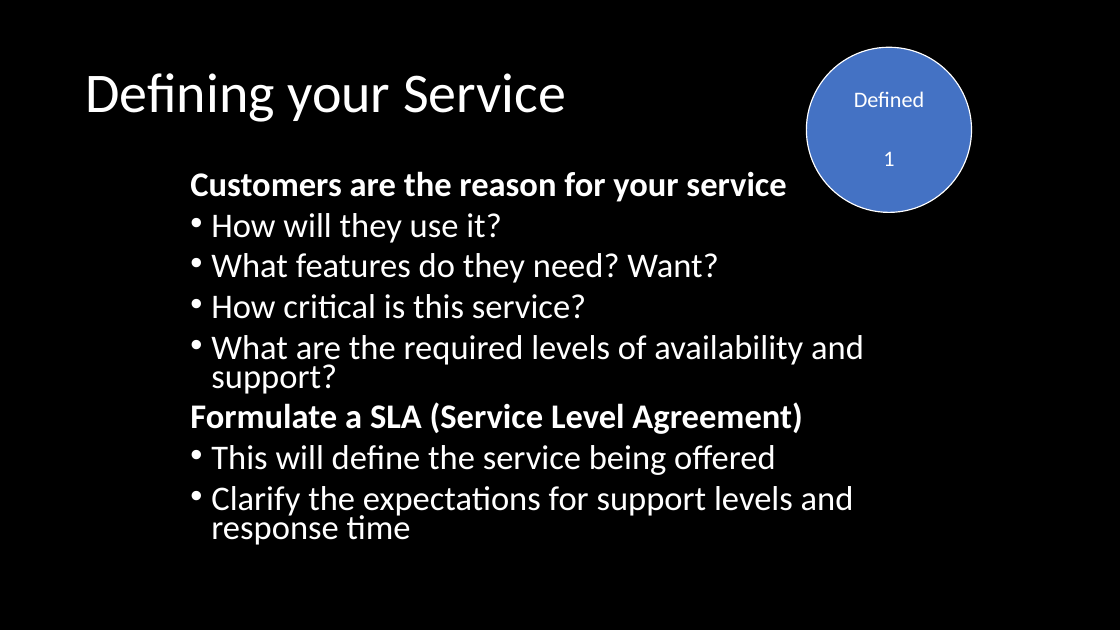
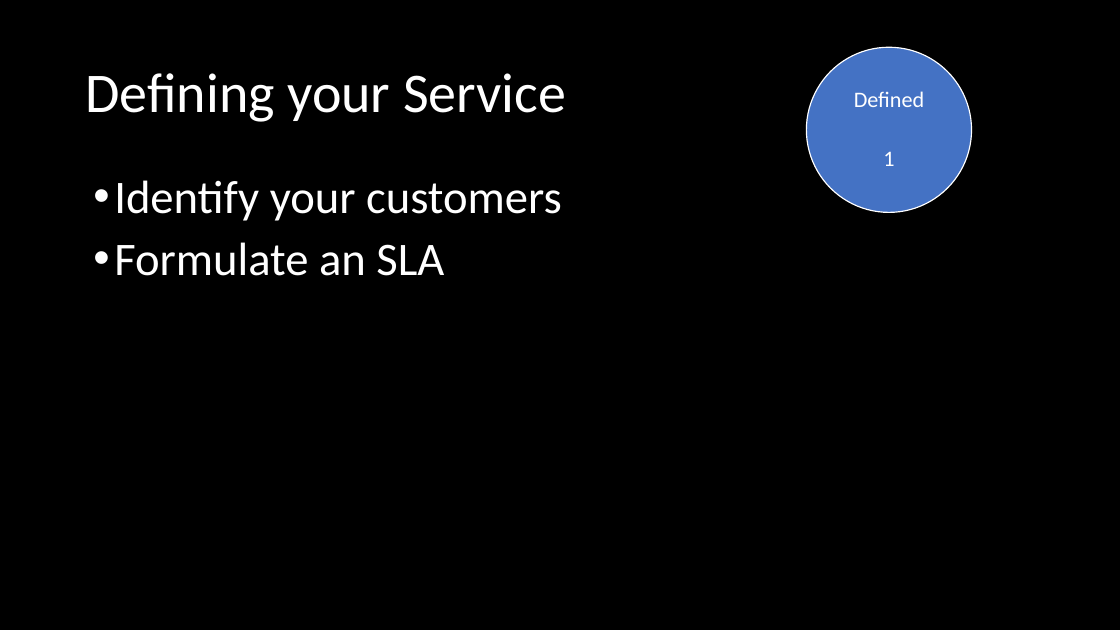
Before and after one commit to orstewar/ist346-content, a slide deck: slide 14 of content/10-services-monitoring-logging.pptx. Drawn at 1120x630 pixels with LibreOffice and Linux fonts; fonts in the diff are those of the drawing. Boxes give left, top, right and bottom in pixels: in the first picture for what was removed or moved away, otherwise in the second. Text is boxed around its words. In the diff, an @@ line names an element or a change of style, - is before the commit and + after.

```diff
--- a/content/10-services-monitoring-logging.pptx
+++ b/content/10-services-monitoring-logging.pptx
@@ text at [114, 180, 562, 276]: text changed; size 29.6 to 40 pt @@
-Customers are the reason for your service
-• How will they use it?
-• What features do they need? Want?
-• How critical is this service?
-• What are the required levels of availability and support?
-Formulate a SLA (Service Level Agreement)
-• This will define the service being offered
-• Clarify the expectations for support levels and response time
+• Identify your customers
+• Formulate an SLA
```
Also in this commit, not shown: 13 other slides changed, 1 slide added, 11 slides removed, 2 other files.
